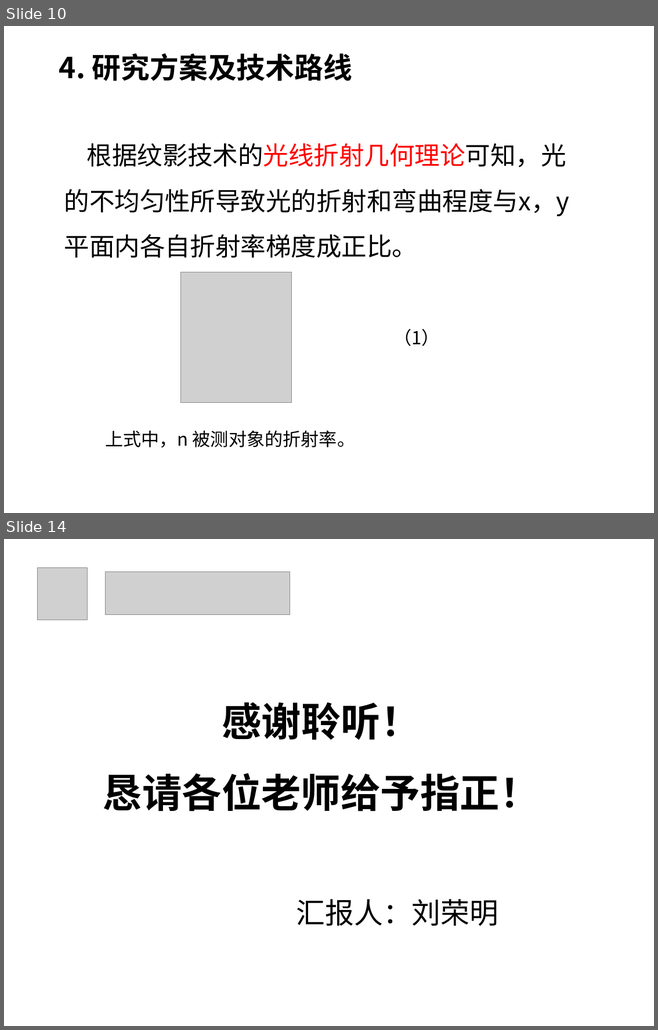
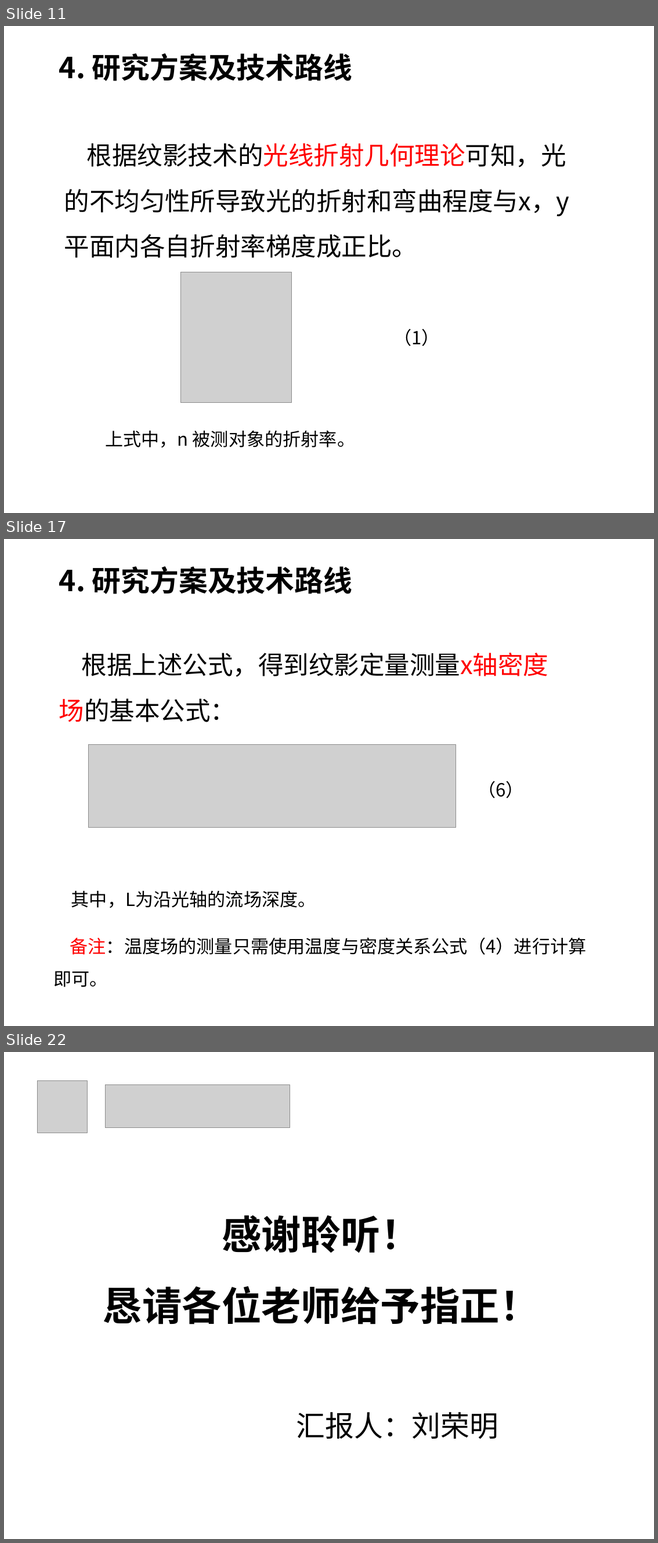
Before and after one commit to Kate-liu/Master-Study, a slide deck: 6-Record/1-开题/开题报告/1816210692-刘荣明.ppt. Shown one above the other, each under a label of ours: slides 10 and 14 before the commit, slides 11, 17 and 22 after it; the slides between them are not shown. The pictures are 658x1030 and 658x1543 pixels, drawn with LibreOffice and Linux fonts; fonts in the diff are those of the drawing; grey boxes stand for pictures; background and template pictures are left out. Boxes give left, top, right and bottom in pixels: in the first picture for what was removed or moved away, otherwise in the second. Text is boxed around its words. In the diff, an @@ line names an element or a change of style, - is before the commit and + after.

```diff
--- a/6-Record/1-开题/开题报告/1816210692-刘荣明.ppt
+++ b/6-Record/1-开题/开题报告/1816210692-刘荣明.ppt
@@ slide 17 added at [4, 539, 654, 1026], background #FFFFFF @@
@@ text added at [59, 566, 352, 594], 32 pt, text #000000, bold @@
+4. 研究方案及技术路线
@@ text added at [82, 653, 549, 677], 28 pt, text #000000 @@
+根据上述公式，得到纹影定量测量x轴密度场的基本公式：
@@ line added from (329, 674) to (329, 896), #FFFFFF 0.51 pt dashed @@
@@ picture added at [89, 744, 455, 827] @@
@@ text added at [477, 781, 524, 798], 20 pt, text #000000 @@
+（6）
@@ text added at [71, 890, 316, 908], 20 pt, text #000000 @@
+其中，L为沿光轴的流场深度。
@@ text added at [54, 937, 586, 987], 20 pt, text #000000 @@
+备注：温度场的测量只需使用温度与密度关系公式（4）进行计算即可。
@@ what was slide 10 is now slide 11 @@
@@ what was slide 14 is now slide 22 @@
```
Also in this commit, not shown: 2 slides changed, 9 other slides added, 2 slides removed, 1 other file.
